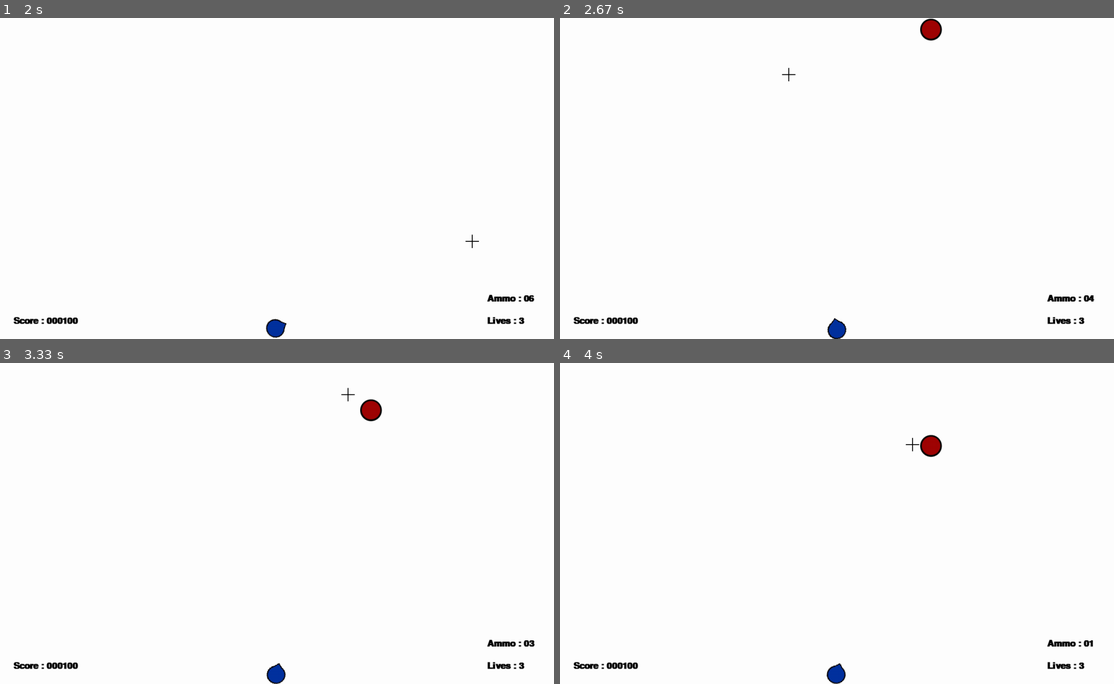
Above: before the commit, frames 1-4 (two rows, left to right).
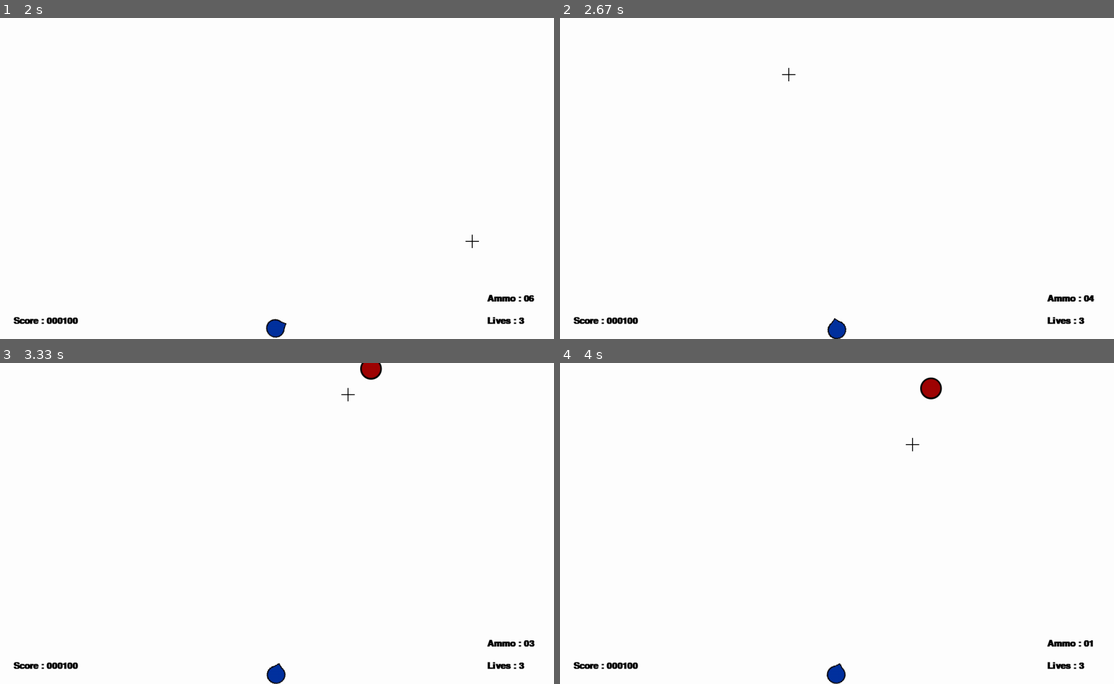
Above: after the commit, the same moments.

Repository: fanagiannis/DECK-COMMANDER
Game: pygame game, started from Game.py
Same seed, same stepped clock (60 frames per second), same inputs: the game is played once before the commit and once after it.
Inputs (mouse positions are in pixels of both pictures, inside the frame that each line leads up to):
- Up to frame 1 (2 s): hold R 0.33-0.8 s; move the mouse to (254, 191) at 0.37 s; press the mouse at (88, 101) at 0.87 s; move the mouse to (127, 82) at 0.97 s; release the mouse at (166, 62) at 1.1 s; press the mouse at (88, 101) at 1.2 s; move the mouse to (144, 107) at 1.3 s; release the mouse at (199, 111) at 1.43 s; click (382, 21) at 1.55 s; click (470, 242) at 1.88 s
- Up to frame 2 (2.67 s): click (737, 294) at 2.22 s; click (787, 75) at 2.55 s
- Up to frame 3 (3.33 s): click (321, 578) at 2.88 s; press the mouse at (371, 369) at 3.2 s; move the mouse to (349, 395) at 3.3 s
- Up to frame 4 (4 s): release the mouse at (886, 417) at 3.43 s; press the mouse at (931, 369) at 3.53 s; move the mouse to (986, 465) at 3.63 s; release the mouse at (1036, 562) at 3.77 s; press the mouse at (931, 369) at 3.87 s; move the mouse to (914, 443) at 3.97 s

Frame 1 is identical in both runs. In frame 2, 0.2% of the frame differs, in the area x 65-69%, y 0-8%; in frame 3, 0.4%; in frame 4, 0.4%, in the area x 65-69%, y 4-30%.

Commit message:
GAME V0.0.6.2 RELOAD

Diff:
--- a/Game.py
+++ b/Game.py
@@ -90,7 +90,7 @@
         self.posy=-100
         self.pos=(self.posx,self.posy)
         self.target_type=self.types[0]
-        self.speed+=1
+        self.speed+=0.1
 
     def shot(self):
         #self.posy+=random.randint(40,DISPLAY_HEIGHT-self.offset)
@@ -232,6 +232,8 @@
         if pressed_key[K_TAB]:
             pygame.quit()
             sys.exit(0)
+        if pressed_key[K_r]:
+            P.ammo=10
 
 game_init()
 
